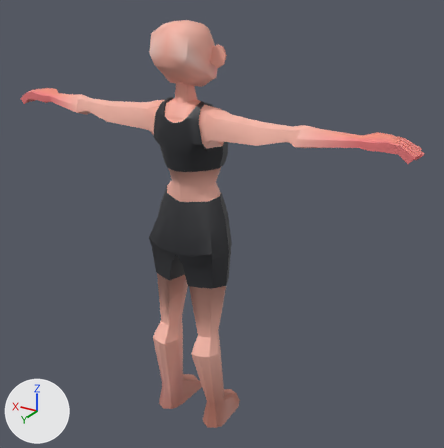
The glTF model Characters/Animation/Character_Animations_Retargetted_Skinned.glb: old version first, new version second.
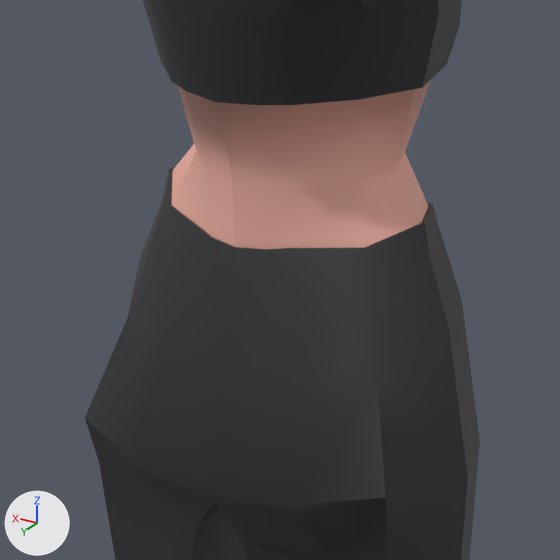
Old and new are each drawn whole from a camera (50 mm lens) standing at (-3.35, 4.84, 4.97) and looking at (-0.23, -0.36, 2.37) and again close up on the part from 30% to 56% of the width and 33% to 60% of the height. Arrows for +X, +Y and +Z are at lower left; the lights stay in place. Vertices at the same position are counted once.

Objects in the first close-up: 'CharacterBase_Bottom', 'CharacterBase_Top'.
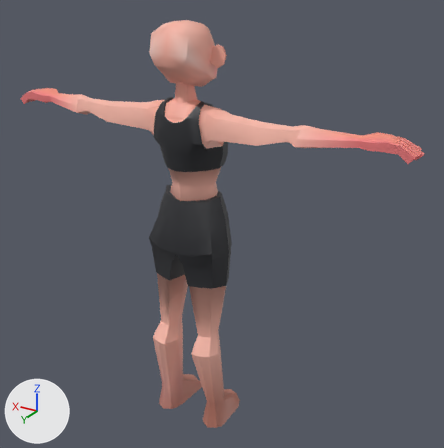
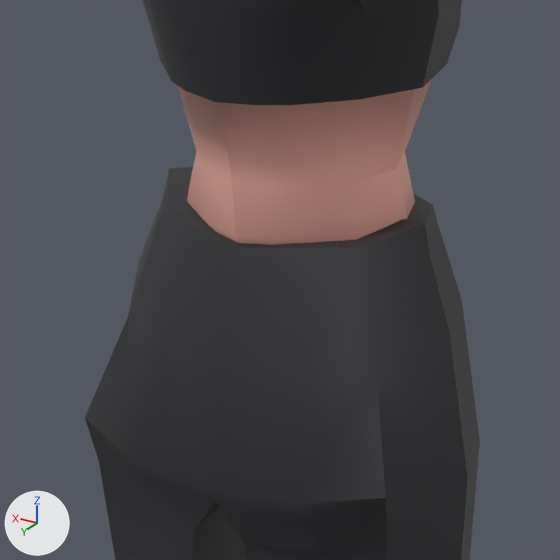
Pixel boxes [x1, y1, x2, y2] of what changed, in the close-ups (560 x 560 px):
'CharacterBase_Bottom', reshaped
    before: [85, 168, 480, 560]
    after: [85, 167, 480, 560]
'CharacterBase_Top', reshaped
    before: [143, 0, 462, 249]
    after: [143, 0, 462, 245]
part 1 of me_cylinder_001, cut back
    before: [167, 168, 433, 249]
    after: [167, 167, 433, 249]
part 2 of me_cylinder_002, built on
    before: [172, 144, 428, 249]
    after: [187, 151, 415, 245]

The edits, one by one:
me_cylinder_001 is used by ob_characterbase_bottom; location (0.0, 0.0, 0.0).
me_cylinder_001 had 201 vertices, 384 faces and spanned x -0.47..0.47, y -0.55..0.2, z 0.0..2.77.
me_cylinder_001 now has 186 vertices, 368 faces and spans x -0.47..0.47, y -0.55..0.2, z 0.0..2.77.
Part 1, on me_cylinder_001:
16 vertices are removed from x -0.32..0.32, y -0.41..0.07, z 2.72..2.76.
32 faces are deleted.
1 vertex is added at (0.0, -0.17, 2.74).
16 new faces join them, mat_clothes.
me_cylinder_002 is used by ob_characterbase_top; location (0.0, 0.0, 0.0).
me_cylinder_002 had 499 vertices, 974 faces and spanned x -2.28..2.28, y -0.42..0.17, z 2.72..3.92.
me_cylinder_002 now has 527 vertices, 1032 faces and spans x -2.28..2.28, y -0.42..0.17, z 2.62..3.92.
Part 2, on me_cylinder_002:
15 vertices are removed from x -0.32..0.32, y -0.41..0.07, z 2.72..2.76.
30 faces are deleted.
1 vertex moves from x -0.04, y -0.41, z 2.74 to x 0.0, y -0.3, z 2.63.
27 vertices are added at x -0.28..0.28, y -0.4..0.07, z 2.62..2.76.
56 new faces join them, mat_main.
